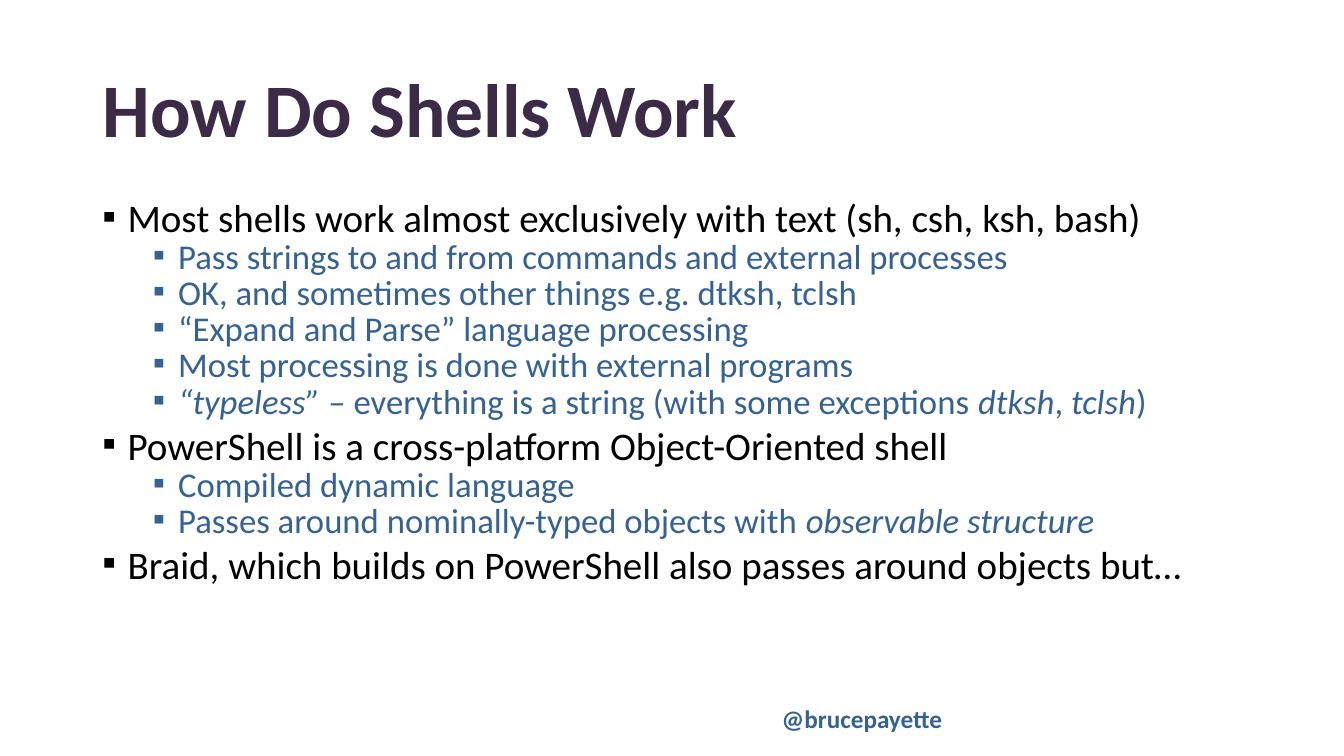
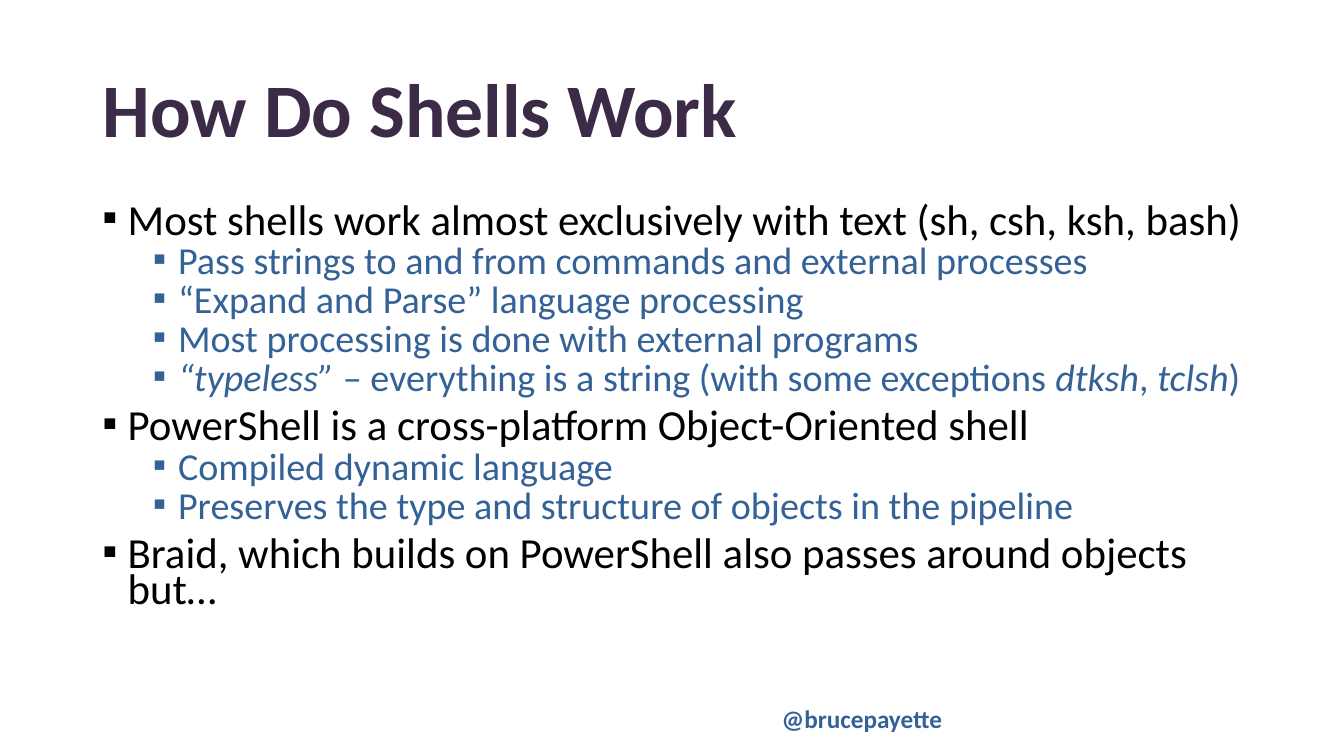
Before and after one commit to BrucePay/BraidLang, a slide deck: slide 5 of PSCONFEU23_payette_braid.pptx. Drawn at 1344x756 pixels with LibreOffice and Linux fonts; fonts in the diff are those of the drawing; background and template pictures are left out. Boxes give left, top, right and bottom in pixels: in the first picture for what was removed or moved away, otherwise in the second. Text is boxed around its words. In the diff, an @@ line names an element or a change of style, - is before the commit and + after.

```diff
--- a/PSCONFEU23_payette_braid.pptx
+++ b/PSCONFEU23_payette_braid.pptx
@@ text at box(128, 204, 1241, 605): size 27.9 to 30.6 pt in "Most shells work almost exclusively with text ...", "PowerShell is a cross-platform Object-Oriented shell", "Braid, which builds on PowerShell also passes ..."; size 24.8 to 27.2 pt in "Pass strings to and from commands and ...", "“Expand and Parse” language processing", "Most processing is done with external programs", "“typeless” – everything is a string (with ..." and 1 more places @@
@@ text at box(178, 281, 857, 311): paragraph removed @@
-  ▪ OK, and sometimes other things e.g. dtksh, tclsh
@@ text at box(178, 492, 1073, 526): text changed; size 24.8 to 27.2 pt @@
-  ▪ Passes around nominally-typed objects with observable structure
+  ▪ Preserves the type and structure of objects in the pipeline
```
Also in this commit, not shown: 3 other slides changed, 1 slide added, 1 other file.
